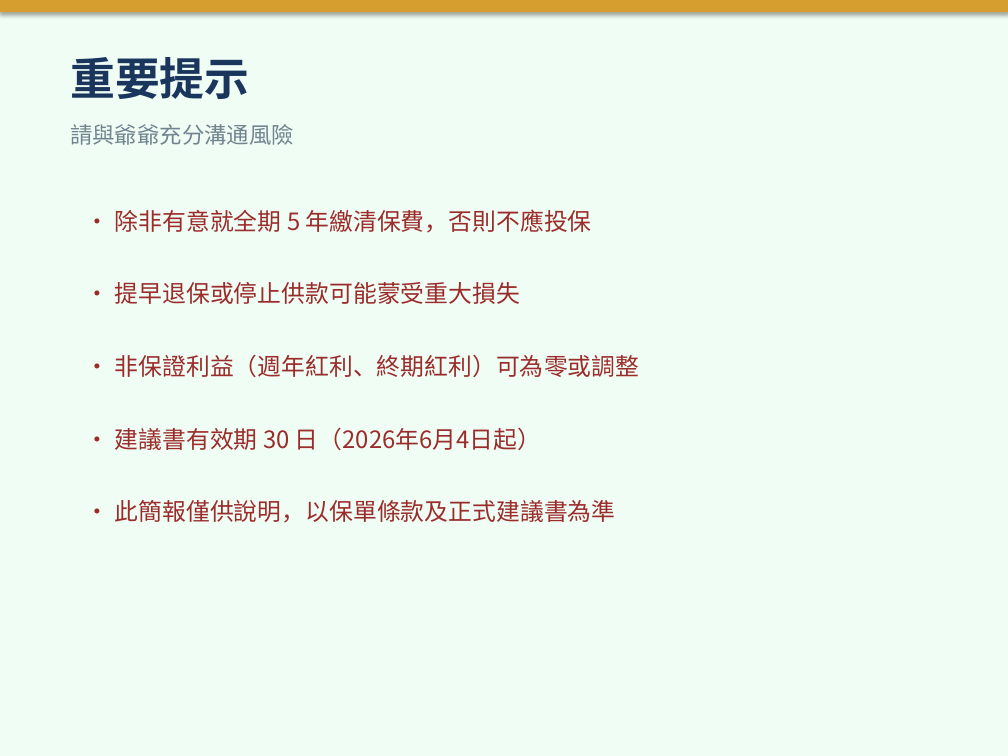
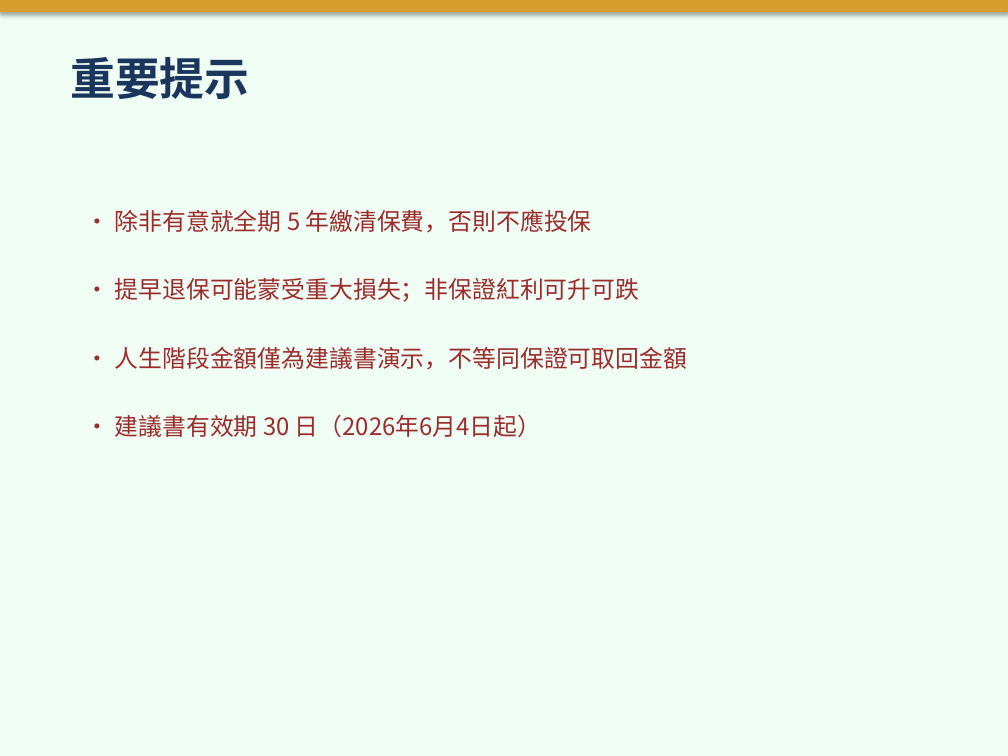
Before and after one commit to hoyinlung25-commits/yuyue-sales, a slide deck: slide 12 of client-base/presentations/Granddaughter_Savings_Plan_BOC.pptx (slide 11 before the commit). Drawn at 1008x756 pixels with LibreOffice and Linux fonts; fonts in the diff are those of the drawing. Boxes give left, top, right and bottom in pixels: in the first picture for what was removed or moved away, otherwise in the second. Text is boxed around its words. In the diff, an @@ line names an element or a change of style, - is before the commit and + after.

```diff
--- a/client-base/presentations/Granddaughter_Savings_Plan_BOC.pptx
+++ b/client-base/presentations/Granddaughter_Savings_Plan_BOC.pptx
@@ text removed at box(70, 124, 293, 145) @@
-請與爺爺充分溝通風險
@@ text at box(115, 278, 640, 302): text changed @@
-• 提早退保或停止供款可能蒙受重大損失
+• 提早退保可能蒙受重大損失；非保證紅利可升可跌
@@ text removed at box(115, 354, 640, 377) @@
-• 非保證利益（週年紅利、終期紅利）可為零或調整
@@ text added at box(115, 347, 688, 369), 17 pt, text #9B2C2C @@
+• 人生階段金額僅為建議書演示，不等同保證可取回金額
@@ text "• 建議書有效期 30 日（2026年6月4日起）": place and size @@
-text "• 建議書有效期 30 日（2026年6月4日起）" at box(115, 427, 541, 450)
+text "• 建議書有效期 30 日（2026年6月4日起）" at box(115, 414, 541, 437)
@@ text removed at box(115, 500, 616, 522) @@
-• 此簡報僅供說明，以保單條款及正式建議書為準
```
Also in this commit, not shown: 8 other slides changed, 4 slides added, 3 slides removed, 1 other file.
